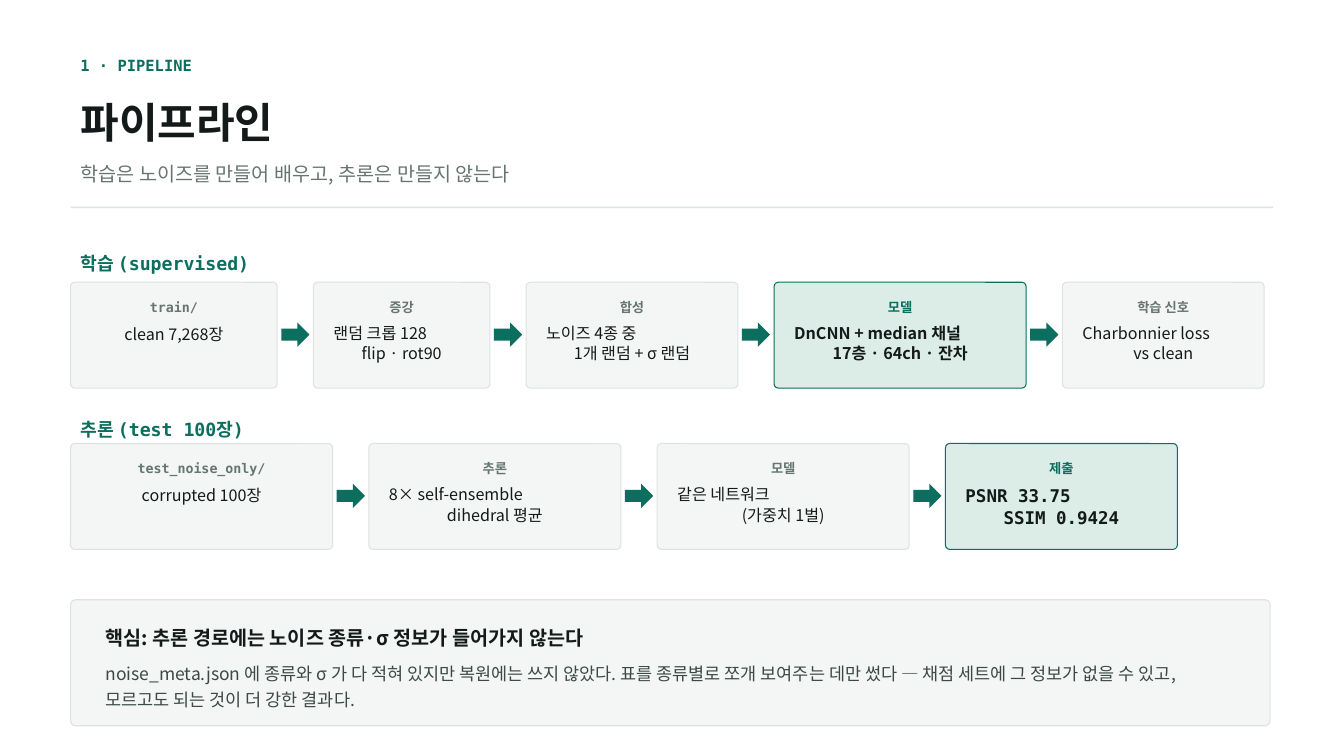
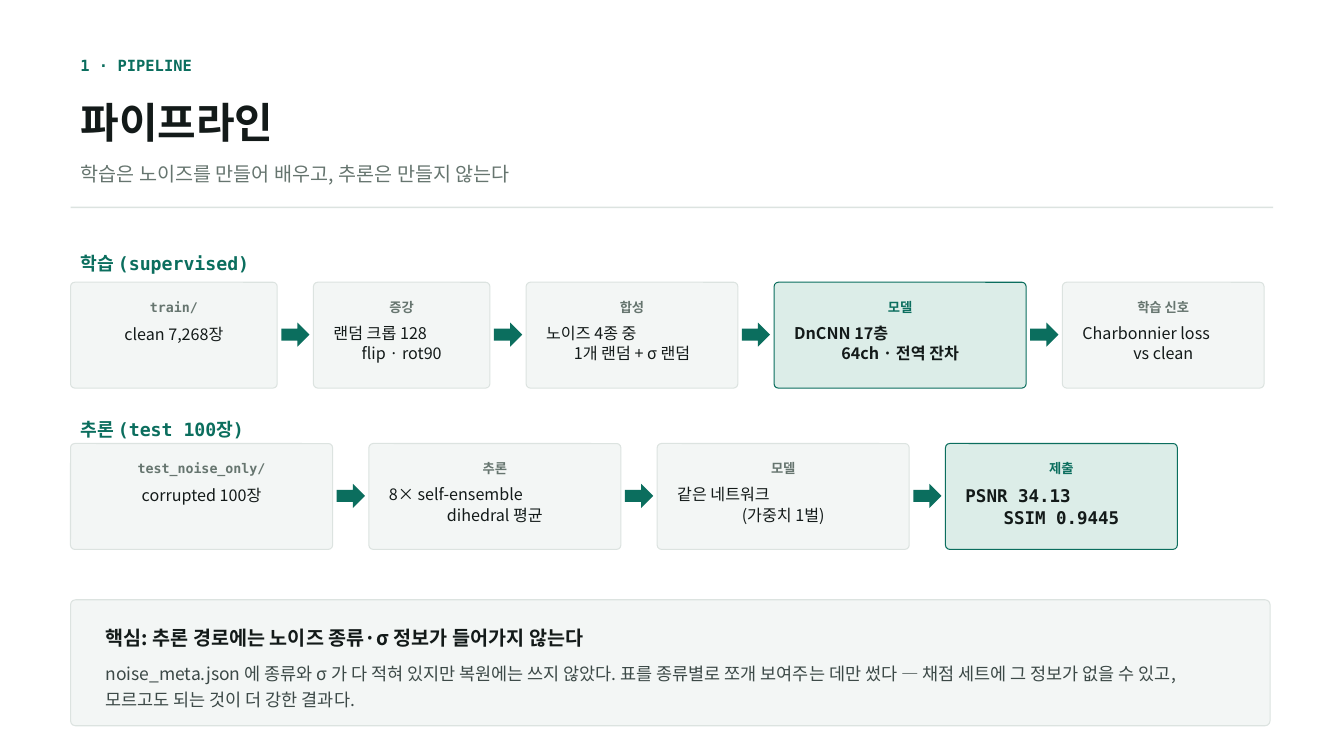
Before and after one commit to kithhooni-commits/ds-practice, a slide deck: slide 3 of 실습5/실습5_denoising_발표.pptx. Drawn at 1344x756 pixels with LibreOffice and Linux fonts; fonts in the diff are those of the drawing. Boxes give left, top, right and bottom in pixels: in the first picture for what was removed or moved away, otherwise in the second. Text is boxed around its words. In the diff, an @@ line names an element or a change of style, - is before the commit and + after.

```diff
--- a/실습5/실습5_denoising_발표.pptx
+++ b/실습5/실습5_denoising_발표.pptx
@@ text at (x1=794, y1=325, x2=959, y2=361): text changed @@
-DnCNN + median 채널
-17층 · 64ch · 잔차
+DnCNN 17층
+64ch · 전역 잔차
@@ text at (x1=965, y1=489, x2=1119, y2=525): text changed @@
-PSNR 33.75
-SSIM 0.9424
+PSNR 34.13
+SSIM 0.9445
```
Also in this commit, not shown: 10 other slides changed, 7 other files.
